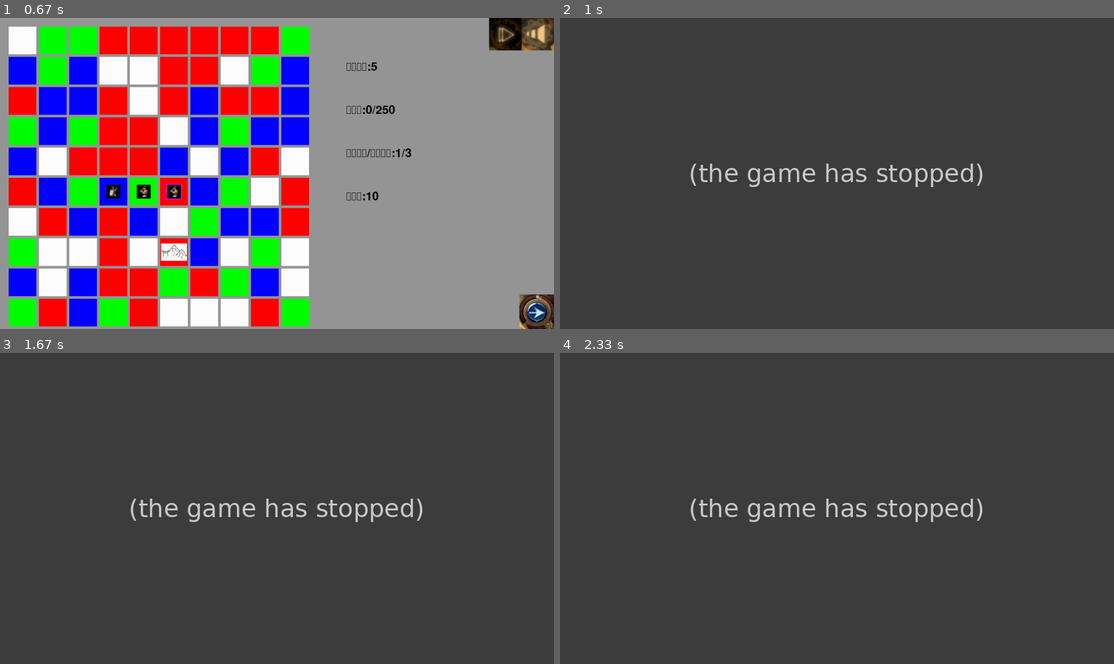
Above: before the commit, frames 1-4 (two rows, left to right).
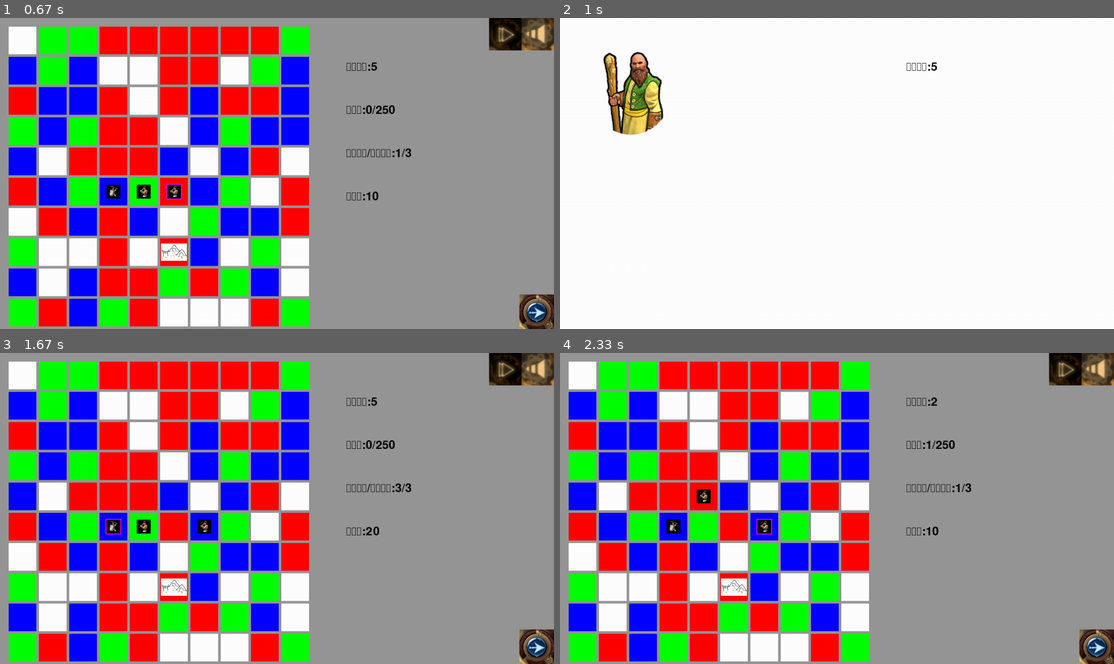
Above: after the commit, the same moments.

Repository: Dichkens/PYGAME
Game: pygame game, started from game/main.py
Same seed, same stepped clock (60 frames per second), same inputs: the game is played once before the commit and once after it.
Inputs (mouse positions are in pixels of both pictures, inside the frame that each line leads up to):
- Up to frame 1 (0.67 s): press the mouse at (277, 204) at 0.37 s; move the mouse to (265, 148) at 0.47 s; release the mouse at (254, 89) at 0.6 s
- Up to frame 2 (1 s): click (731, 251) at 0.75 s
- Up to frame 3 (1.67 s): press the mouse at (77, 443) at 1.03 s; move the mouse to (210, 464) at 1.13 s; release the mouse at (343, 486) at 1.27 s; hold Right from 1.33 s (still down); tap J at 1.4 s
- Up to frame 4 (2.33 s): tap J at 1.7, 1.9 s; release Right at 1.8 s; hold Up 1.83-2.13 s; tap K at 1.98 s; press the mouse at (1097, 639) at 2.2 s; move the mouse to (1019, 527) at 2.3 s

Frame 1 is identical in both runs. In frame 2, 100% of the frame differs, in the area x 0-100%, y 0-100%; in frame 3, 100%; in frame 4, 100%.
Error before the commit: AttributeError: 'Building' object has no attribute 'type' (main.py line 163); the game stopped at 0.77 s (later frames are placeholders)

Commit message:
在写了

Diff:
--- a/game/main.py
+++ b/game/main.py
@@ -33,6 +33,8 @@
 tribePic = pygame.image.load("./image/tribe.png")# 加载部落
 musicPausePic = pygame.image.load("./image/musicPause.png")# 加载暂停音乐按钮
 musicSkipPic = pygame.image.load("./image/musicSkip.png")# 加载跳过音乐按钮
+settlerInBuildingPic = pygame.image.load("./image/settlerInBuilding.png")# 加载建造中的移民
+settlerPic = pygame.image.load("./image/settler.png")# 加载移民
 
 ##音乐
 musicList = ['China', 'BGM1', 'BGM2', 'BGM3', 'BGM4', 'BGM5', 'BGM6', 'Russia' ]
@@ -51,6 +53,7 @@
 nextTurnArea = pygame.Rect((1200, 600), windowSize)  # 下一回合点击区域
 musicPauseArea = pygame.Rect((1205, 0), (75, 75))  # 音乐暂停点击区域
 musicSkipArea = pygame.Rect((1130, 0), (75, 75))  # 音乐跳过点击区域
+settlerInBuildingArea = pygame.Rect((40, 60), (280, 300))  # 建造中的移民点击区域
 
 ##tag
 ifGameStarted = False
@@ -59,6 +62,7 @@
 ifGoingtoExit = False
 ifMusicPause = False
 ifRoundEnd = False
+ifBuildingWindow = False
 
 font = pygame.font.SysFont('华文隶书', 40) # 字体
 
@@ -146,6 +150,7 @@
     gamemap[x][y].ifBuilding = True
     group.add(building)
     if buildingtype == "tribe":
+        building.type = "tribe"
         building.image.blit(tribePic, (0, 0))
         building.life = 25
         building.attack = 3
@@ -154,15 +159,29 @@
 
 def buildingWindow(building):#建筑窗口
     ifSwordsMan = False
-    while 1:
+    ifBuildingWindow = True
+    while ifBuildingWindow:
         for event in pygame.event.get():
             mousePos = pygame.mouse.get_pos()
-            if event.type == pygame.MOUSEMOTION:
-                if startArea.collidepoint(mousePos):
-                    ifGoingtoStart = True
+            if event.type == pygame.QUIT:
+                ifGameGoing = False
+                ifBuildingWindow = False
+            if event.type == pygame.MOUSEBUTTONDOWN and event.button == 1:
+                if settlerInBuildingArea.collidepoint(mousePos):
+
+                    ifBuildingWindow = False
+            if event.type == pygame.KEYDOWN:
+                if event.key == pygame.K_ESCAPE:
+                    ifBuildingWindow = False
+
         if building.type == "county":
             ifSwordsMan = True
         mainScreen.fill(WHITE)
+        mainScreen.blit(settlerInBuildingPic, settlerInBuildingArea)
+        if ifSwordsMan:
+            mainScreen.blit(swordsManPic, (40, 60))
+        textRestStep = font.render("剩余步数:" + str(nowUnit.restMoveStep), True, BLACK)
+        mainScreen.blit(textRestStep, (800, 100))
         pygame.display.update()
 
 while ifGameGoing and not ifGameStarted:  # 主界面循环
Binary file added: game/image/settler.png
Binary file added: game/image/settlerInBuilding.png
